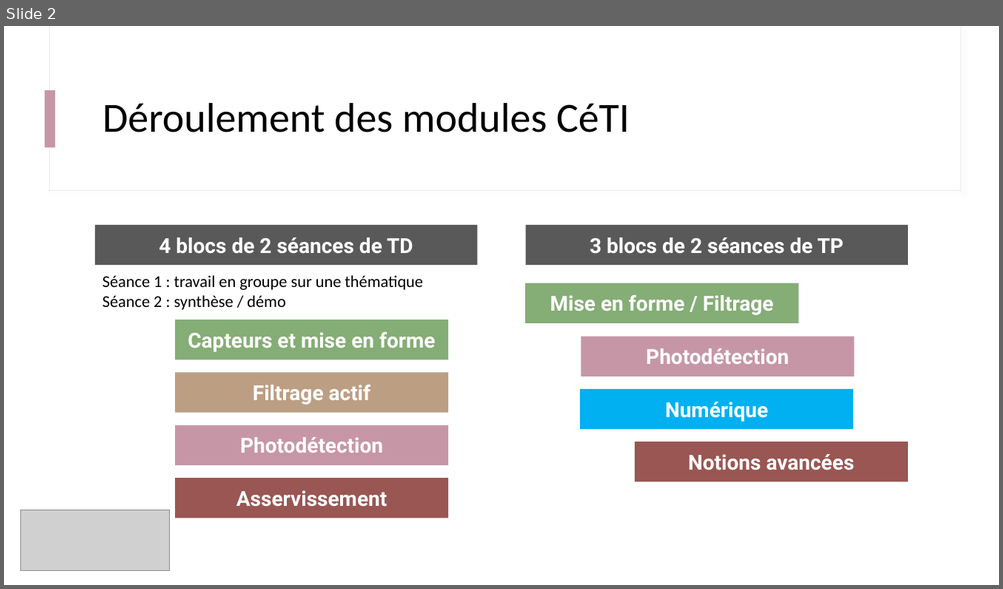
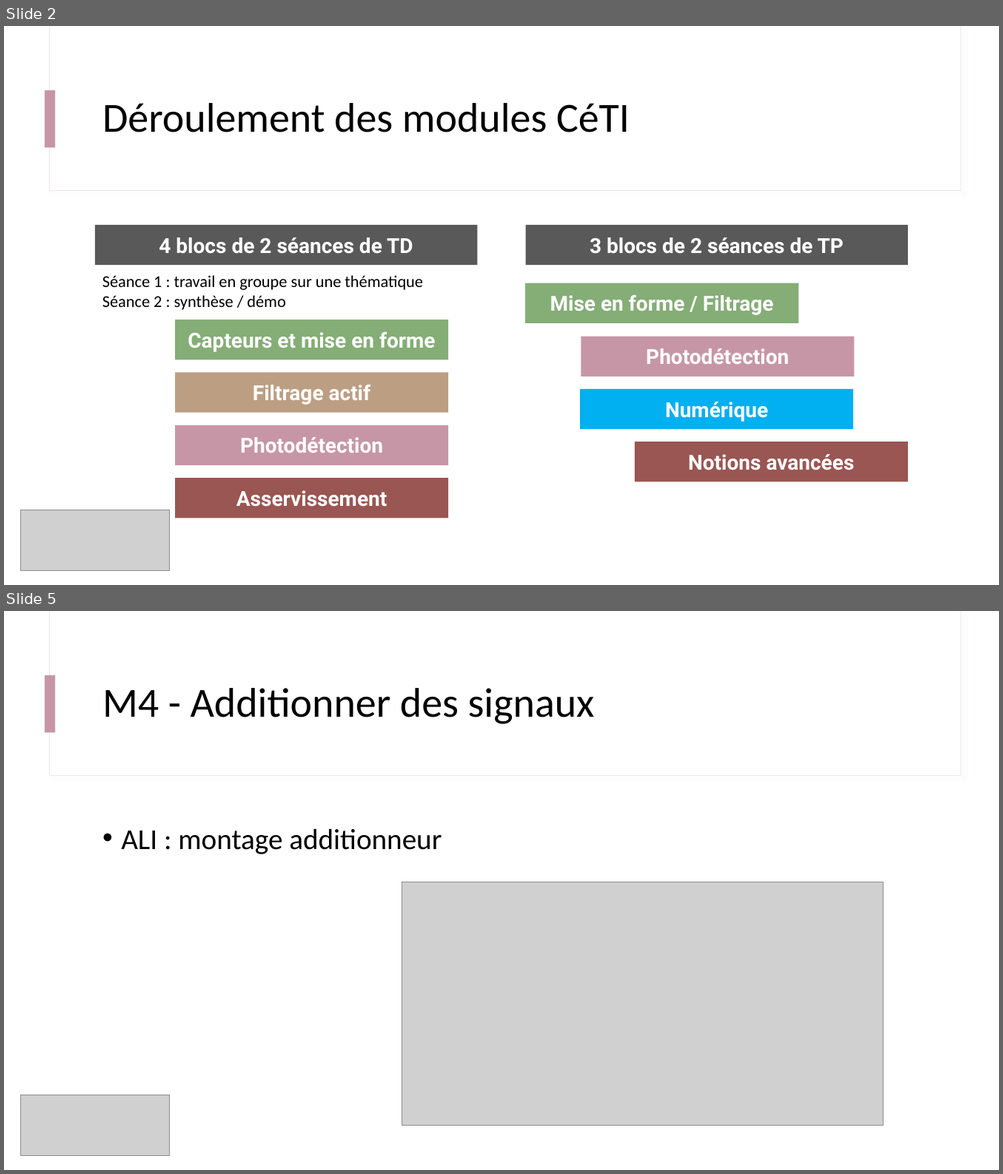
Before and after one commit to IOGS-Digital-Methods/semester-5, a slide deck: CeTI/b1_capteurs/B1_1_capteurs.pptx. Shown one above the other, each under a label of ours: slide 2 before the commit, slides 2 and 5 after it; the slides between them are not shown. The pictures are 1003x589 and 1003x1174 pixels, drawn with LibreOffice and Linux fonts; fonts in the diff are those of the drawing; grey boxes stand for pictures. Boxes give left, top, right and bottom in pixels: in the first picture for what was removed or moved away, otherwise in the second. Text is boxed around its words. In the diff, an @@ line names an element or a change of style, - is before the commit and + after.

```diff
--- a/CeTI/b1_capteurs/B1_1_capteurs.pptx
+++ b/CeTI/b1_capteurs/B1_1_capteurs.pptx
@@ slide 5 added at bbox=[4, 611, 999, 1170], background #FFFFFF; not listed: 3 template elements that a slide beside it also shows @@
@@ title added at bbox=[102, 688, 595, 724], 40 pt, text #000000 @@
+M4 - Additionner des signaux
@@ text added at bbox=[121, 829, 441, 854], 28 pt, text #000000 @@
+• ALI : montage additionneur
@@ picture added at bbox=[401, 883, 883, 1126] @@
@@ picture added at bbox=[20, 1095, 170, 1156] @@
```
Also in this commit, not shown: 1 slide changed, 2 other slides added, 9 other files.
